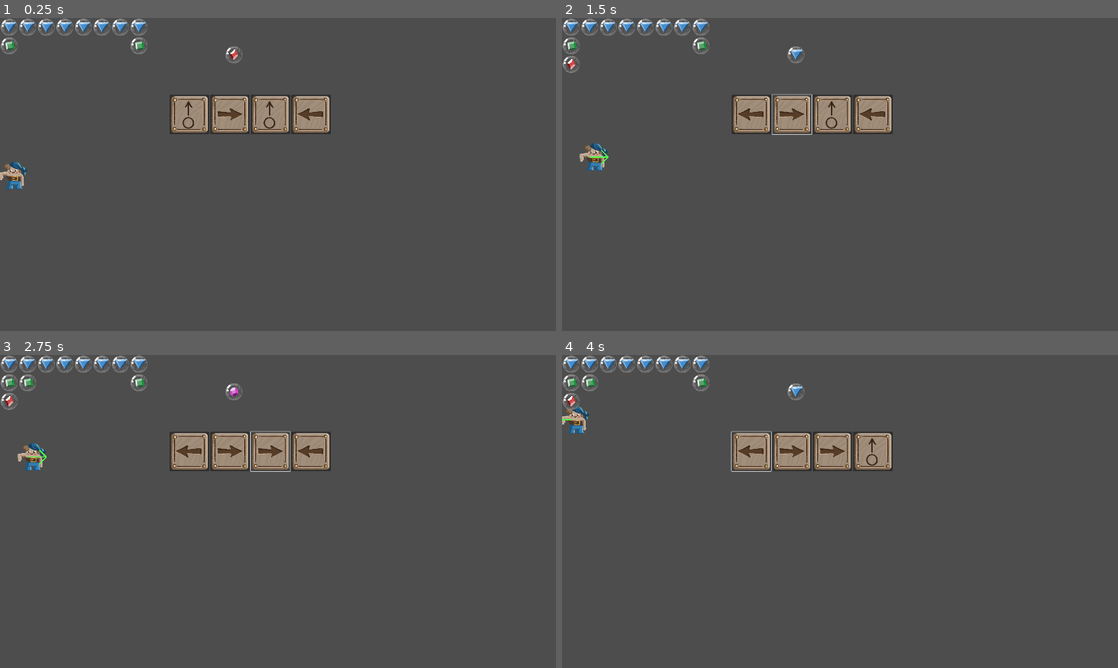
Above: before the commit, frames 1-4 (two rows, left to right).
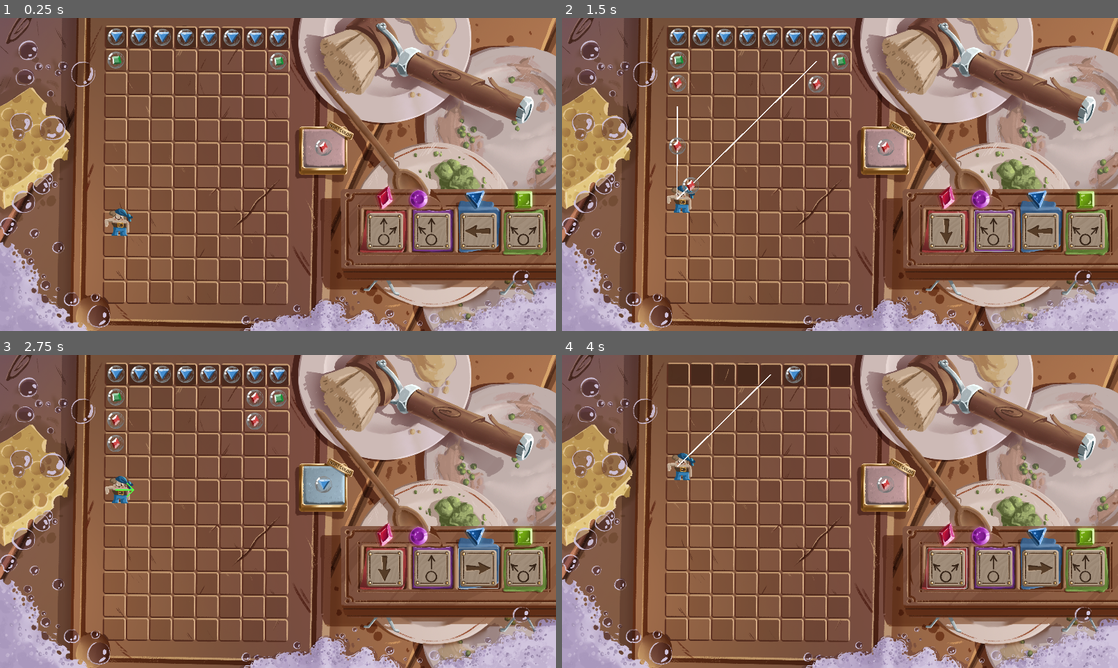
Above: after the commit, the same moments.

Repository: Aeropulu/ggj2025
Game: Godot game, scene res://Scenes/Game.tscn
The game is run twice, just before and just after one commit, with the same random seed, the same clock (stepped at 60 frames per second) and the same inputs. The project has no main scene, so this scene is started directly.
Inputs (mouse positions are in pixels of both pictures, inside the frame that each line leads up to; where the layout moved, square brackets give the same spot in the first picture):
- Up to frame 1 (0.25 s): no input
- Up to frame 2 (1.5 s): click (945, 230) [751, 115] at 0.5 s; click (995, 230) [789, 115] at 1.25 s
- Up to frame 3 (2.75 s): click (478, 567) [272, 452] at 2 s
- Up to frame 4 (4 s): click (1084, 567) [873, 452] at 2.75 s; click (945, 567) [751, 452] at 3.5 s

The runs differ from the first frame. In frame 1, 99% of the frame differs, in the area x 0-100%, y 0-100%; in frame 2, 99%; in frame 3, 99%; in frame 4, 99%.

Commit message:
some integration

Diff:
--- a/Assets/Tileset/Tileset_Bubbles.tres
+++ b/Assets/Tileset/Tileset_Bubbles.tres
@@ -12,5 +12,5 @@
 scenes/5/scene = ExtResource("4_1lgxf")
 
 [resource]
-tile_size = Vector2i(64, 64)
+tile_size = Vector2i(80, 80)
 sources/0 = SubResource("TileSetScenesCollectionSource_rxs4x")
--- a/Scenes/Bulles/Bulle_blue.tscn
+++ b/Scenes/Bulles/Bulle_blue.tscn
@@ -6,6 +6,7 @@
 
 [node name="Bulle" type="Node2D"]
 script = ExtResource("1_mcksu")
+coussin_color = Color(0.8, 0.923333, 1, 1)
 
 [node name="Sprite_Bulle" type="Sprite2D" parent="."]
 texture = ExtResource("2_w65cp")
--- a/Scenes/Bulles/Bulle_green.tscn
+++ b/Scenes/Bulles/Bulle_green.tscn
@@ -6,6 +6,7 @@
 
 [node name="Bulle" type="Node2D"]
 script = ExtResource("1_coviu")
+coussin_color = Color(0.8, 1, 0.806667, 1)
 color_id = 3
 
 [node name="Sprite_Bulle" type="Sprite2D" parent="."]
--- a/Scenes/Bulles/Bulle_purple.tscn
+++ b/Scenes/Bulles/Bulle_purple.tscn
@@ -6,6 +6,7 @@
 
 [node name="Bulle" type="Node2D"]
 script = ExtResource("1_ni7nq")
+coussin_color = Color(0.886667, 0.8, 1, 1)
 color_id = 2
 
 [node name="Sprite_Bulle" type="Sprite2D" parent="."]
--- a/Scenes/Bulles/Bulle_red.tscn
+++ b/Scenes/Bulles/Bulle_red.tscn
@@ -6,6 +6,7 @@
 
 [node name="Bulle" type="Node2D"]
 script = ExtResource("1_2s6jk")
+coussin_color = Color(1, 0.8, 0.803333, 1)
 color_id = 1
 
 [node name="Sprite_Bulle" type="Sprite2D" parent="."]
--- a/Scenes/Game.tscn
+++ b/Scenes/Game.tscn
@@ -1,24 +1,34 @@
-[gd_scene load_steps=18 format=4 uid="uid://2hbqbvrxxpyu"]
+[gd_scene load_steps=24 format=4 uid="uid://2hbqbvrxxpyu"]
 
+[ext_resource type="Texture2D" uid="uid://da8t8ru1b4dyb" path="res://Assets/Sprites/Plateau/Plateau.png" id="1_6okof"]
 [ext_resource type="Script" path="res://Scripts/character.gd" id="2_h5epx"]
 [ext_resource type="Texture2D" uid="uid://ddbyit1r5l5xj" path="res://Assets/Sprites/Personnage/Idle/Personnage_Idle.png" id="2_ldyfx"]
 [ext_resource type="Script" path="res://Scripts/deck.gd" id="3_3p6wp"]
 [ext_resource type="PackedScene" uid="uid://bdgwrvgm46y45" path="res://Scenes/ActionButton.tscn" id="3_s71h7"]
 [ext_resource type="Script" path="res://Scripts/action_base.gd" id="4_on1wx"]
-[ext_resource type="Texture2D" uid="uid://demjh14o1os2u" path="res://Assets/Sprites/Cartes/Fond_Carte.png" id="4_uio1u"]
-[ext_resource type="Script" path="res://Scripts/action_node.gd" id="5_scagp"]
 [ext_resource type="Resource" uid="uid://5gwqrax77h57" path="res://Assets/Actions/move_left.tres" id="6_iuqrl"]
+[ext_resource type="Resource" uid="uid://dvbm7771ngc77" path="res://Assets/Actions/move_down.tres" id="6_sooy2"]
 [ext_resource type="Resource" uid="uid://bofse52x8ehac" path="res://Assets/Actions/shoot_bubble_front.tres" id="7_k40js"]
 [ext_resource type="TileSet" uid="uid://bn2xfq8hpbt7c" path="res://Assets/Tileset/Tileset_Bubbles.tres" id="7_uet36"]
 [ext_resource type="Resource" uid="uid://dyrpaf762uyxu" path="res://Assets/Actions/move_right.tres" id="7_wlm4u"]
 [ext_resource type="Script" path="res://Scripts/board.gd" id="9_i64tl"]
+[ext_resource type="Resource" uid="uid://cpu4hwv55iyp2" path="res://Assets/Actions/move_up.tres" id="9_vcora"]
 [ext_resource type="Script" path="res://Scripts/preview.gd" id="10_7mp3v"]
 [ext_resource type="PackedScene" uid="uid://c7b8lams2ybn5" path="res://Scenes/Bulles/Bulle_blue.tscn" id="11_cxpcf"]
+[ext_resource type="Resource" uid="uid://dj5o6e3utx014" path="res://Assets/Actions/shoot_bubble_front_left.tres" id="11_pms88"]
 [ext_resource type="PackedScene" uid="uid://wjrrnqek0pca" path="res://Scenes/Bulles/Bulle_green.tscn" id="12_lg3k2"]
+[ext_resource type="Resource" uid="uid://blelf4pnx0gli" path="res://Assets/Actions/shoot_bubble_front_right.tres" id="12_p2ye5"]
 [ext_resource type="PackedScene" uid="uid://0pykulbydmav" path="res://Scenes/Bulles/Bulle_purple.tscn" id="13_1xyp3"]
+[ext_resource type="Resource" uid="uid://cl7lqnb4ry7xu" path="res://Assets/Actions/shoot_bubble_left_right.tres" id="13_pbo37"]
 [ext_resource type="PackedScene" uid="uid://bu82ai0esndtw" path="res://Scenes/Bulles/Bulle_red.tscn" id="14_qsq2o"]
+[ext_resource type="Texture2D" uid="uid://dsrxftxdx727h" path="res://Assets/Sprites/Plateau/Coussin.png" id="17_anqpt"]
+[ext_resource type="Texture2D" uid="uid://dmdtjnehrpqpx" path="res://Assets/Sprites/Plateau/NextColor.png" id="20_juev3"]
 
 [node name="Game" type="Node2D"]
+
+[node name="Plateau" type="Sprite2D" parent="."]
+position = Vector2(960, 540)
+texture = ExtResource("1_6okof")
 
 [node name="Character" type="Node2D" parent="." node_paths=PackedStringArray("_tilemap")]
 script = ExtResource("2_h5epx")
@@ -28,105 +38,80 @@
 texture = ExtResource("2_ldyfx")
 
 [node name="Deck" type="HBoxContainer" parent="."]
-offset_left = 586.0
-offset_top = 265.0
-offset_right = 1142.0
-offset_bottom = 401.0
+offset_left = 1261.0
+offset_top = 668.0
+offset_right = 1889.0
+offset_bottom = 804.0
 script = ExtResource("3_3p6wp")
-cards = Array[ExtResource("4_on1wx")]([ExtResource("6_iuqrl"), ExtResource("6_iuqrl"), ExtResource("7_wlm4u"), ExtResource("7_wlm4u"), ExtResource("7_k40js"), ExtResource("7_k40js")])
+cards = Array[ExtResource("4_on1wx")]([ExtResource("6_sooy2"), ExtResource("6_iuqrl"), ExtResource("7_wlm4u"), ExtResource("9_vcora"), ExtResource("7_k40js"), ExtResource("11_pms88"), ExtResource("12_p2ye5"), ExtResource("13_pbo37")])
 
 [node name="ActionButton" parent="Deck" node_paths=PackedStringArray("character", "preview", "deck") instance=ExtResource("3_s71h7")]
 layout_mode = 2
+flat = true
 action = ExtResource("6_iuqrl")
+bubble_scene = ExtResource("14_qsq2o")
 character = NodePath("../../Character")
-preview = NodePath("../../Preview")
+preview = NodePath("../../Coussin/Preview")
 deck = NodePath("..")
+
+[node name="Padding" type="Control" parent="Deck"]
+custom_minimum_size = Vector2(20, 0)
+layout_mode = 2
 
 [node name="ActionButton2" parent="Deck" node_paths=PackedStringArray("character", "preview", "deck") instance=ExtResource("3_s71h7")]
 layout_mode = 2
+flat = true
+action = ExtResource("6_iuqrl")
+bubble_scene = ExtResource("13_1xyp3")
+character = NodePath("../../Character")
+preview = NodePath("../../Coussin/Preview")
+deck = NodePath("..")
+
+[node name="Padding2" type="Control" parent="Deck"]
+custom_minimum_size = Vector2(15, 0)
+layout_mode = 2
+
+[node name="ActionButton3" parent="Deck" node_paths=PackedStringArray("character", "preview", "deck") instance=ExtResource("3_s71h7")]
+layout_mode = 2
+flat = true
+action = ExtResource("6_iuqrl")
+character = NodePath("../../Character")
+preview = NodePath("../../Coussin/Preview")
+deck = NodePath("..")
+
+[node name="Padding3" type="Control" parent="Deck"]
+custom_minimum_size = Vector2(15, 0)
+layout_mode = 2
+
+[node name="ActionButton4" parent="Deck" node_paths=PackedStringArray("character", "preview", "deck") instance=ExtResource("3_s71h7")]
+layout_mode = 2
+flat = true
 action = ExtResource("6_iuqrl")
 bubble_scene = ExtResource("12_lg3k2")
 character = NodePath("../../Character")
-preview = NodePath("../../Preview")
+preview = NodePath("../../Coussin/Preview")
 deck = NodePath("..")
-
-[node name="ActionButton3" parent="Deck" node_paths=PackedStringArray("character", "preview", "deck") instance=ExtResource("3_s71h7")]
-layout_mode = 2
-action = ExtResource("6_iuqrl")
-bubble_scene = ExtResource("13_1xyp3")
-character = NodePath("../../Character")
-preview = NodePath("../../Preview")
-deck = NodePath("..")
-
-[node name="ActionButton4" parent="Deck" node_paths=PackedStringArray("character", "preview", "deck") instance=ExtResource("3_s71h7")]
-layout_mode = 2
-action = ExtResource("6_iuqrl")
-bubble_scene = ExtResource("14_qsq2o")
-character = NodePath("../../Character")
-preview = NodePath("../../Preview")
-deck = NodePath("..")
-
-[node name="HBoxContainer" type="HBoxContainer" parent="."]
-visible = false
-offset_left = 705.0
-offset_top = 225.0
-offset_right = 745.0
-offset_bottom = 265.0
-
-[node name="Button" type="Button" parent="HBoxContainer"]
-layout_mode = 2
-theme_override_colors/font_color = Color(0, 0, 0, 1)
-theme_override_font_sizes/font_size = 40
-text = "<="
-icon = ExtResource("4_uio1u")
-flat = true
-icon_alignment = 1
-
-[node name="ActionNode" type="Node" parent="HBoxContainer/Button" node_paths=PackedStringArray("char")]
-script = ExtResource("5_scagp")
-char = NodePath("../../../Character")
-action = ExtResource("6_iuqrl")
-
-[node name="Button2" type="Button" parent="HBoxContainer"]
-layout_mode = 2
-theme_override_colors/font_color = Color(0, 0, 0, 1)
-theme_override_font_sizes/font_size = 40
-text = "=>"
-icon = ExtResource("4_uio1u")
-flat = true
-icon_alignment = 1
-
-[node name="ActionNode" type="Node" parent="HBoxContainer/Button2" node_paths=PackedStringArray("char")]
-script = ExtResource("5_scagp")
-char = NodePath("../../../Character")
-action = ExtResource("7_wlm4u")
-
-[node name="Button3" type="Button" parent="HBoxContainer"]
-layout_mode = 2
-theme_override_colors/font_color = Color(0, 0, 0, 1)
-theme_override_font_sizes/font_size = 40
-text = "PEW"
-icon = ExtResource("4_uio1u")
-flat = true
-icon_alignment = 1
-
-[node name="ActionNode" type="Node" parent="HBoxContainer/Button3" node_paths=PackedStringArray("char")]
-script = ExtResource("5_scagp")
-char = NodePath("../../../Character")
-action = ExtResource("7_k40js")
 
 [node name="Board" type="TileMapLayer" parent="."]
 unique_name_in_owner = true
+position = Vector2(361, 25)
+rotation = 0.00698132
 tile_map_data = PackedByteArray("AAAAAAAAAAAAAAAAAgABAAAAAAAAAAAAAgACAAAAAAAAAAAAAgADAAAAAAAAAAAAAgAEAAAAAAAAAAAAAgAFAAAAAAAAAAAAAgAGAAAAAAAAAAAAAgAHAAAAAAAAAAAAAgAAAAEAAAAAAAAAAwAHAAEAAAAAAAAAAwA=")
 tile_set = ExtResource("7_uet36")
 script = ExtResource("9_i64tl")
 
-[node name="Preview" type="Node2D" parent="."]
+[node name="Coussin" type="Sprite2D" parent="."]
+position = Vector2(1119, 450)
+texture = ExtResource("17_anqpt")
+
+[node name="Preview" type="Node2D" parent="Coussin" node_paths=PackedStringArray("coussin")]
 unique_name_in_owner = true
-position = Vector2(808, 127)
+position = Vector2(-2, -3)
 script = ExtResource("10_7mp3v")
 bubbles = Array[PackedScene]([ExtResource("11_cxpcf"), ExtResource("12_lg3k2"), ExtResource("13_1xyp3"), ExtResource("14_qsq2o")])
+coussin = NodePath("..")
 
-[connection signal="pressed" from="HBoxContainer/Button" to="HBoxContainer/Button/ActionNode" method="do_action"]
-[connection signal="pressed" from="HBoxContainer/Button2" to="HBoxContainer/Button2/ActionNode" method="do_action"]
-[connection signal="pressed" from="HBoxContainer/Button3" to="HBoxContainer/Button3/ActionNode" method="do_action"]
+[node name="NextColor" type="Sprite2D" parent="Coussin"]
+position = Vector2(57, -62)
+rotation = 0.488692
+texture = ExtResource("20_juev3")
--- a/Scripts/action_button.gd
+++ b/Scripts/action_button.gd
@@ -12,11 +12,13 @@
 @export var action_icon:TextureRect
 @export var deck:Deck
 
+var board: Board
 var action_preview:Node2D
 # Called when the node enters the scene tree for the first time.
 func _ready() -> void:
 	if is_instance_valid(deck):
 		action = deck.draw_card()
+		board = deck.get_node("%Board")
 
 # Called every frame. 'delta' is the elapsed time since the previous frame.
 func _process(delta: float) -> void:
@@ -32,13 +34,14 @@
 	if is_instance_valid(deck):
 		action = deck.draw_card(action)
 	_on_mouse_exited()
+	character.advance()
 	_on_mouse_entered()
-	character.advance()
+
 
 func _on_mouse_entered() -> void:
 	action_preview = action.make_preview(character)
 	if is_instance_valid(action_preview):
-		character.add_child(action_preview)
+		board.add_child(action_preview)
 
 
 func _on_mouse_exited() -> void:
--- a/Scripts/action_move.gd
+++ b/Scripts/action_move.gd
@@ -14,11 +14,13 @@
 	char.move_to(next_pos)
 	return true
 
-func make_preview(_char: Character)-> Node2D:
+func make_preview(char: Character)-> Node2D:
 	var dir := Vector2(relative_movement)
 	var angle = Vector2.RIGHT.angle_to(dir)
 	var preview_node: Node2D = preview_arrow_scene.instantiate()
 	if not is_instance_valid(preview_node):
 		return null
 	preview_node.rotation = angle
+	var board: Board = char.get_node("%Board")
+	preview_node.position = board.map_to_local(char.get_tile_pos())
 	return preview_node
--- a/Scripts/action_shoot.gd
+++ b/Scripts/action_shoot.gd
@@ -69,6 +69,6 @@
 		var line := Line2D.new()
 		line.width = 4
 		for i in range(0, curve.point_count):
-			line.add_point(curve.get_point_position(i) - char.position)
+			line.add_point(curve.get_point_position(i))
 		preview_node.add_child(line)
 	return preview_node
--- a/Scripts/bulle.gd
+++ b/Scripts/bulle.gd
@@ -3,6 +3,7 @@
 
 var matching_bubbles_parent: Node2D
 var falling_bubbles_parent: Node2D
+@export var coussin_color: Color
 
 @export var color_id: int = 0
 # Called when the node enters the scene tree for the first time.
--- a/Scripts/character.gd
+++ b/Scripts/character.gd
@@ -15,16 +15,16 @@
 func move_to(tile_coord: Vector2i) -> void:
 	if (not is_instance_valid(_tilemap)):
 		return
-	var pos = _tilemap.map_to_local(tile_coord)
-	self.position = pos
+	var pos = _tilemap.to_global(_tilemap.map_to_local(tile_coord))
+	self.global_position = pos
 
 func get_tile_pos() -> Vector2i:
 	if (not is_instance_valid(_tilemap)):
 		return Vector2i.ZERO
-	return _tilemap.local_to_map(self.position)
+	return _tilemap.local_to_map(_tilemap.to_local(self.global_position))
 
 func advance() -> void:
-	move_to(_tilemap.local_to_map(position) + Vector2i.UP)
+	move_to(get_tile_pos() + Vector2i.UP)
 
 func bump(direction: Vector2i) -> void:
 	pass
--- a/Scripts/preview.gd
+++ b/Scripts/preview.gd
@@ -2,18 +2,19 @@
 class_name Preview
 
 @export var bubbles: Array[PackedScene]
+@export var coussin: Sprite2D
 var current_bubble: Bulle = null:
 	set(value):
 		if is_instance_valid(current_bubble):
 			current_bubble.queue_free()
 		current_bubble = value
+		coussin.self_modulate = current_bubble.coussin_color
 		add_child(current_bubble)
 var current_id: int = bubbles.size() + 1
 
 # Called when the node enters the scene tree for the first time.
 func _ready() -> void:
 	random_bubble()
-
 
 # Called every frame. 'delta' is the elapsed time since the previous frame.
 func _process(delta: float) -> void:
